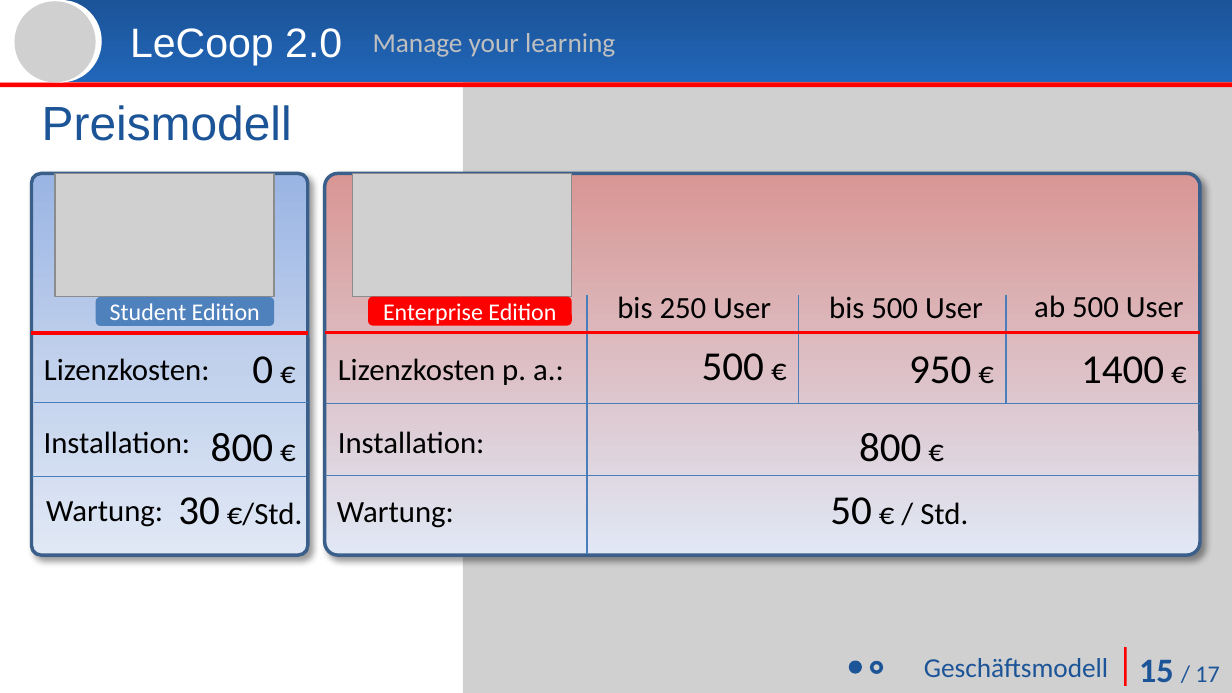
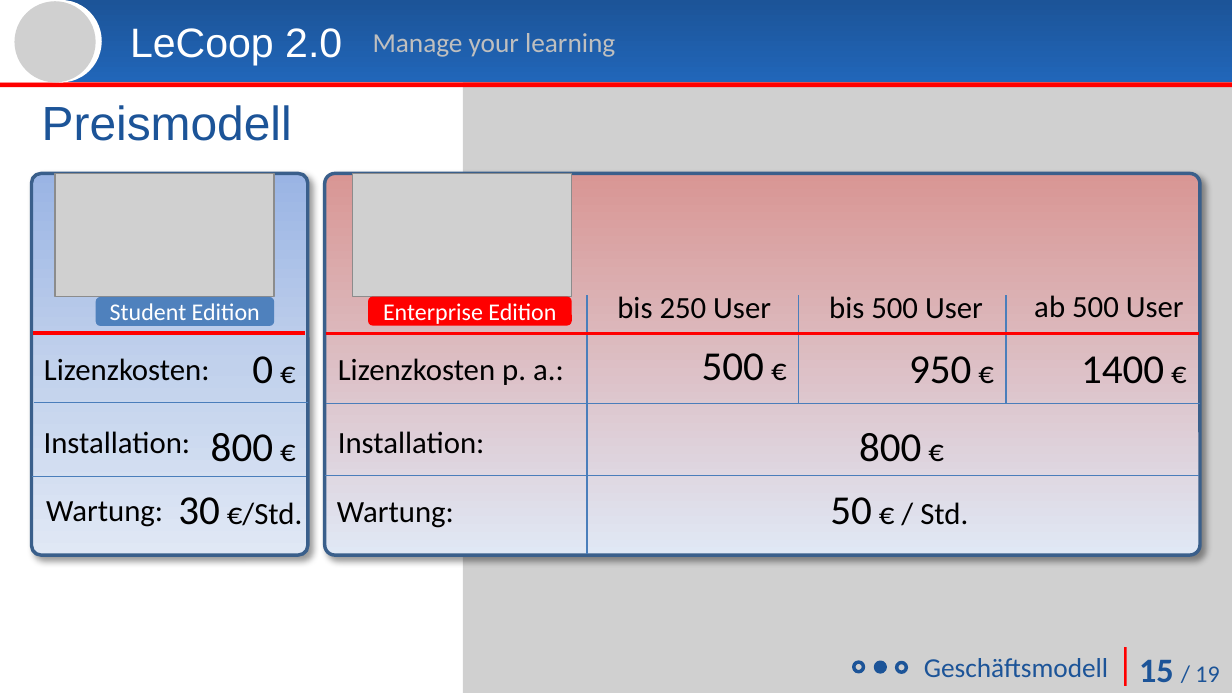
Before and after one commit to Akii/Le-Coop-2.0, a slide deck: slide 15 of lecoop/doc/supi_praesi.pptx. Drawn at 1232x693 pixels with LibreOffice and Linux fonts; fonts in the diff are those of the drawing; grey boxes stand for pictures. Boxes give left, top, right and bottom in pixels: in the first picture for what was removed or moved away, otherwise in the second. Text is boxed around its words. In the diff, an @@ line names an element or a change of style, - is before the commit and + after.

```diff
--- a/lecoop/doc/supi_praesi.pptx
+++ b/lecoop/doc/supi_praesi.pptx
@@ text at (1139,659,1219,682): text changed @@
-15 / 17
+15 / 19
@@ ellipse: place and size @@
-ellipse at (872,663,882,673)
+ellipse at (854,662,864,671)
@@ ellipse: place and size @@
-ellipse at (850,663,860,673)
+ellipse at (876,663,886,673)
@@ ellipse added at (897,663,907,673), outline #1C5498 2 pt @@
```
Also in this commit, not shown: 16 other slides changed.
